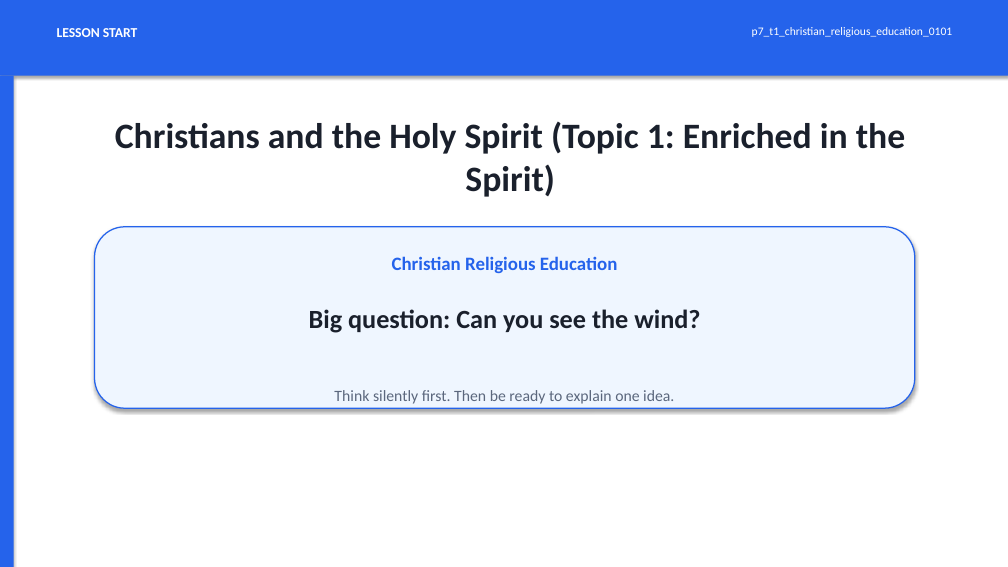
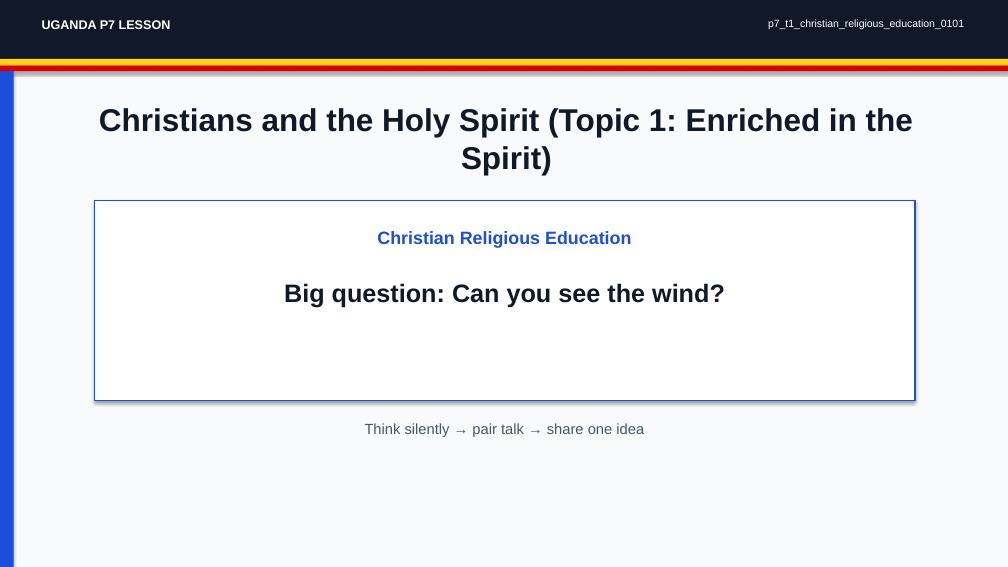
Before and after one commit to yousunjung84-edu/uganda-p7-mvp-20260629, a slide deck: slide 1 of uganda-p7-mvp/p7_t1_christian_religious_education_0101/p7_t1_christian_religious_education_0101.pptx. Drawn at 1008x567 pixels with LibreOffice and Linux fonts; fonts in the diff are those of the drawing. Boxes give left, top, right and bottom in pixels: in the first picture for what was removed or moved away, otherwise in the second. Text is boxed around its words. In the diff, an @@ line names an element or a change of style, - is before the commit and + after.

```diff
--- a/uganda-p7-mvp/p7_t1_christian_religious_education_0101/p7_t1_christian_religious_education_0101.pptx
+++ b/uganda-p7-mvp/p7_t1_christian_religious_education_0101/p7_t1_christian_religious_education_0101.pptx
@@ background #FFFFFF to #F8FAFC @@
@@ rectangle resized from (x1=0, y1=0, x2=1008, y2=76) to (x1=0, y1=0, x2=1008, y2=59) @@
@@ rectangle at (x1=0, y1=0, x2=1008, y2=59): fill #2563EB to #111827 @@
@@ text at (x1=42, y1=20, x2=171, y2=29): text changed; size 13 to 12 pt; font Calibri to Arial @@
-LESSON START
+UGANDA P7 LESSON
@@ text "p7_t1_christian_religious_education_0101" moved from (x1=752, y1=27, x2=953, y2=37) to (x1=768, y1=19, x2=964, y2=29) @@
@@ text "p7_t1_christian_religious_education_0101" at (x1=768, y1=19, x2=964, y2=29): size 11 to 10 pt, font Calibri to Arial @@
@@ rectangle added at (x1=0, y1=59, x2=1008, y2=66), fill #FCD116 @@
@@ rectangle resized from (x1=0, y1=76, x2=14, y2=567) to (x1=0, y1=71, x2=14, y2=567) @@
@@ rectangle at (x1=0, y1=71, x2=14, y2=567): fill #2563EB to #1D4ED8 @@
@@ rectangle added at (x1=0, y1=66, x2=1008, y2=71), fill #D90000 @@
@@ text "Christians and the Holy Spirit ..." moved from (x1=115, y1=122, x2=905, y2=197) to (x1=99, y1=108, x2=913, y2=175) @@
@@ text "Christians and the Holy Spirit ..." at (x1=99, y1=108, x2=913, y2=175): size 34 to 30 pt, font Calibri to Arial, text colour #1A202C to #111827 @@
@@ rectangle added at (x1=95, y1=200, x2=915, y2=401), fill #FFFFFF, outline #1D4ED8 1.5 pt @@
@@ rounded rectangle removed at (x1=95, y1=227, x2=915, y2=408) @@
@@ text "Christian Religious Education" moved from (x1=392, y1=256, x2=617, y2=273) to (x1=377, y1=231, x2=631, y2=248) @@
@@ text "Christian Religious Education" at (x1=377, y1=231, x2=631, y2=248): size 18 to 17 pt, font Calibri to Arial, text colour #2563EB to #1D4ED8 @@
@@ text "Big question: Can you see ..." moved from (x1=309, y1=309, x2=700, y2=333) to (x1=284, y1=283, x2=725, y2=308) @@
@@ text "Big question: Can you see ..." at (x1=284, y1=283, x2=725, y2=308): size 25 to 24 pt, font Calibri to Arial, text colour #1A202C to #111827 @@
@@ text at (x1=365, y1=423, x2=644, y2=437): text changed; size 15 to 14 pt; font Calibri to Arial; text colour #5B677D to #475569 @@
-Think silently first. Then be ready to explain one idea.
+Think silently → pair talk → share one idea
```
Also in this commit, not shown: 7 other slides changed, 55 other files.
